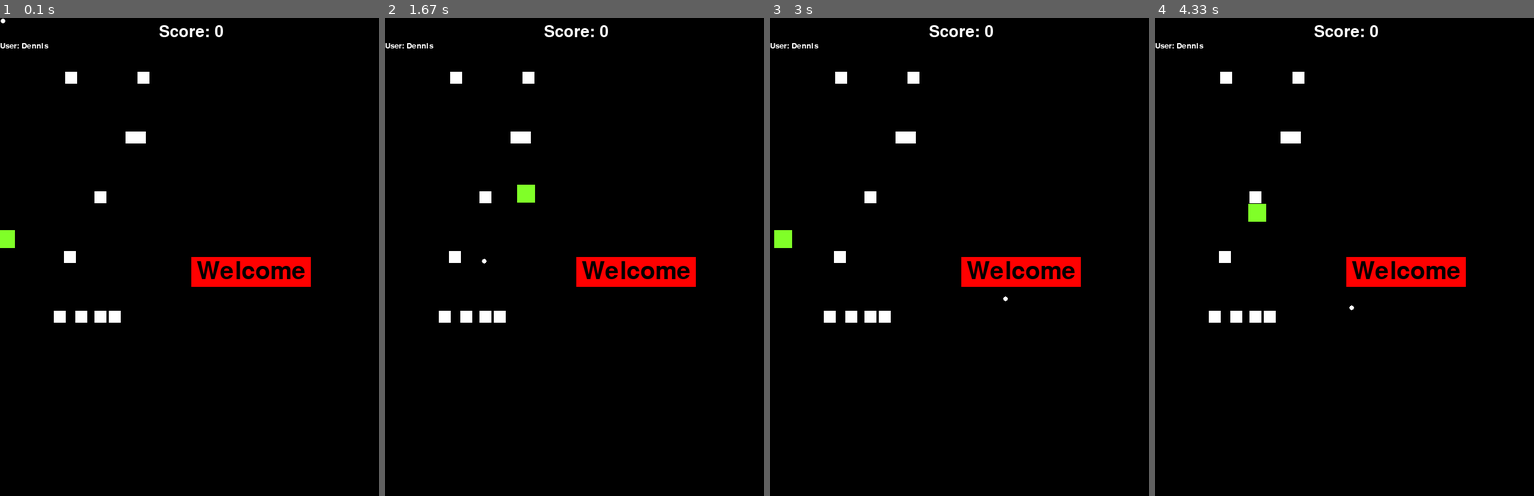
Above: before the commit, frames 1-4 (left to right).
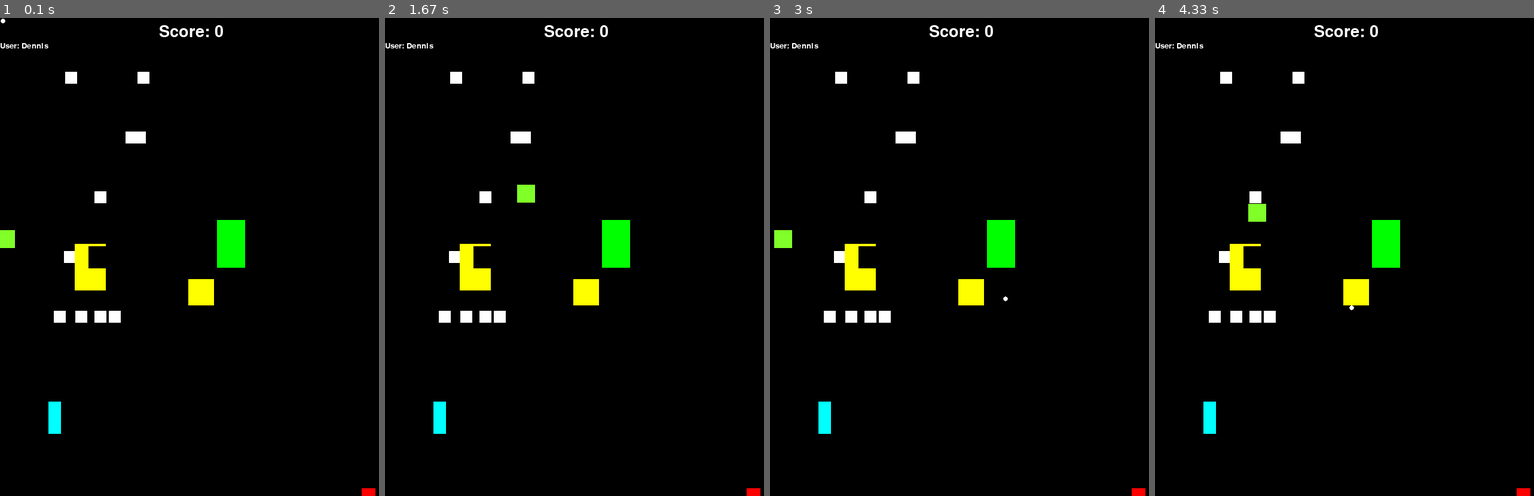
Above: after the commit, the same moments.

Repository: Dennis-Oberg/pygamemess
Game: pygame game, started from gameCore.py
Two runs of this game, one before a commit and one after it. Both use one fixed random seed, a clock stepped at 60 frames per second and the inputs below.
Inputs (mouse positions are in pixels of both pictures, inside the frame that each line leads up to):
- Up to frame 1 (0.1 s): no input
- Up to frame 2 (1.67 s): hold D 0.33-0.8 s; move the mouse to (563, 276) at 0.37 s; hold W 0.83-1.13 s; move the mouse to (699, 242) at 0.87 s; hold D 1.17-1.63 s; move the mouse to (483, 261) at 1.2 s
- Up to frame 3 (3 s): hold A 1.67-2.2 s; move the mouse to (842, 185) at 1.7 s; hold S 2.23-2.53 s; move the mouse to (1016, 89) at 2.27 s; hold A 2.57-2.97 s; move the mouse to (1004, 300) at 2.6 s
- Up to frame 4 (4.33 s): hold W 3-3.37 s; move the mouse to (1355, 94) at 3.03 s; hold D 3.4-4.03 s; move the mouse to (1208, 242) at 3.43 s; hold S from 4.07 s (still down); move the mouse to (1352, 309) at 4.1 s

The runs differ from the first frame. In frame 1, 3.3% of the frame differs, in the area x 12-100%, y 42-100%; in frame 2, 3.3%; in frame 3, 3.3%; in frame 4, 3.3%.

Commit message:
remove obstacle class

Diff:
--- a/gameCore.py
+++ b/gameCore.py
@@ -2,6 +2,8 @@
 from pygame.locals import *
 import sys
 import random
+
+from pypy import Gun
 
 pygame.init()
 vec = pygame.math.Vector2
@@ -20,6 +22,7 @@
 YELLOW = ((255,255,0))
 PINK = ((255,0,255))
 SKYBLUE = ((0,255,255))
+colours = [BLACK, WHITE, RED, GREEN, BLUE, YELLOW, PINK, SKYBLUE]
 
 FramePerSec = pygame.time.Clock()
 
@@ -45,7 +48,7 @@
         self.score = 0
         self.isMoving = False
         self.playerMouseX, playerMouseY = pygame.mouse.get_pos()
-
+        self.gunList = []
 
         self.pos = vec((10,385))
         self.vel = vec(0,0)
@@ -54,6 +57,9 @@
     def setScore(self, score):
         self.score = score
 
+    def declareGun(self,surface):
+        self.gun = Gun(self.pos.x, self.pos.y,surface)
+        self.gunList.append(gun)
 
     def move(self):
         self.acc = vec(0,0)
@@ -78,12 +84,11 @@
         if not pressed_keys:
             self.isMoving = False
 
-
-
         self.acc.x += self.vel.x * FRIC
         self.acc.y += self.vel.y * FRIC
         self.vel += self.acc
         self.pos += self.vel + 0.5 * self.acc
+        self.collision()
 
 
     def createMouse(self, surface):
@@ -101,6 +106,7 @@
         obstaclePoints = []
         for obst in obstacles:
             obstaclePoints.append(obst.pos.x)
+
 
 
 
@@ -130,9 +136,11 @@
         self.width = width
         self.height = height
         self.text = text
+        self.vec = ((x,y))
+
 
     def draw(self,win,outline=None):
-        #Call this method to draw the button on the screen
+
         if outline:
             pygame.draw.rect(win, outline, (self.x-2,self.y-2,self.width+4,self.height+4),0)
 
@@ -144,7 +152,7 @@
             win.blit(text, (self.x + (self.width/2 - text.get_width()/2), self.y + (self.height/2 - text.get_height()/2)))
 
     def isOver(self, pos):
-        #Pos is the mouse position or a tuple of (x,y) coordinates
+
         if pos[0] > self.x and pos[0] < self.x + self.width:
             if pos[1] > self.y and pos[1] < self.y + self.height:
                 return True
@@ -189,7 +197,13 @@
         self.player = player
         self.surface = surface
 
-
+    def checkObstCollision(self, buttonList, player):
+        for button in buttonList:
+            if(button.vec == player.pos):
+                print("true")
+
+    def returnRandom(self):
+        return random.randint(150, 650)
 
 
     def draw_text(self, Surface, text, size, x, y):
@@ -221,8 +235,10 @@
 
 
 buttonList = []
-mainButton = Button(RED, WIDTH/2, HEIGHT/2, 200,50, "Welcome")
-buttonList.append(mainButton)
+mainButton = Button(RED, 200, 400, 200,50, "")
+for randomObst in range(6):
+    buttonList.append(Button(colours[random.randint(0,7)],  random.randint(40,WIDTH),random.randint(80, HEIGHT), random.randint(20,80), random.randint(20,80)))
+#buttonList.append(mainButton)
 
 while True:
     displaysurface.fill((0,0,0))
@@ -245,8 +261,9 @@
     gameCore.draw_text(displaysurface, "Score: " + str(play1.score), 40, WIDTH / 2, 10)
 
     play1.move()
-
-    play1.collision()
+    #play1.declareGun(displaysurface)
+
+
     play1.checkCollision(obstacles)
     play1.createMouse(displaysurface)
 
@@ -257,6 +274,7 @@
     for button in buttonList:
         button.draw(displaysurface)
 
+    gameCore.checkObstCollision(buttonList, play1)
 
     pygame.display.update()
     FramePerSec.tick(FPS)
--- /dev/null
+++ b/pypy.py
@@ -0,0 +1,11 @@
+import pygame
+from pygame.locals import *
+
+class Gun():
+    def __init__(self, x, y, width):
+        self.pos = ((x,y))
+
+        print("hej")
+
+    def createGun(self, surface):
+        pygame.draw.circle(surface, (255,255,255), self.x, self.y, self.width)
